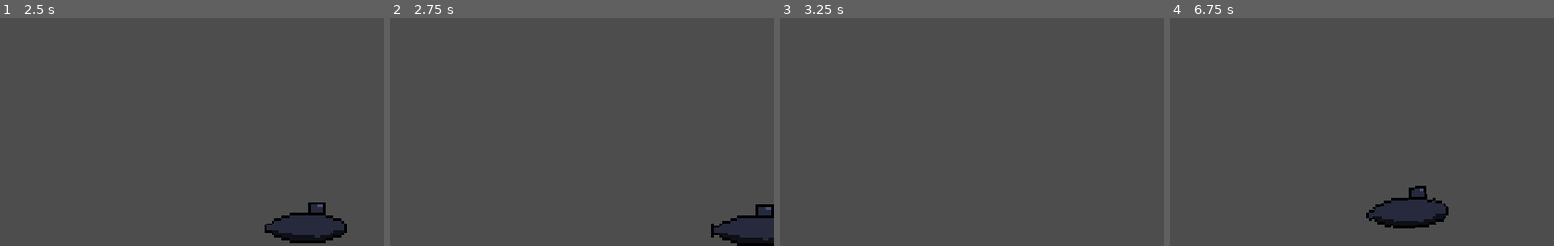
Above: before the commit, frames 1-4 (left to right).
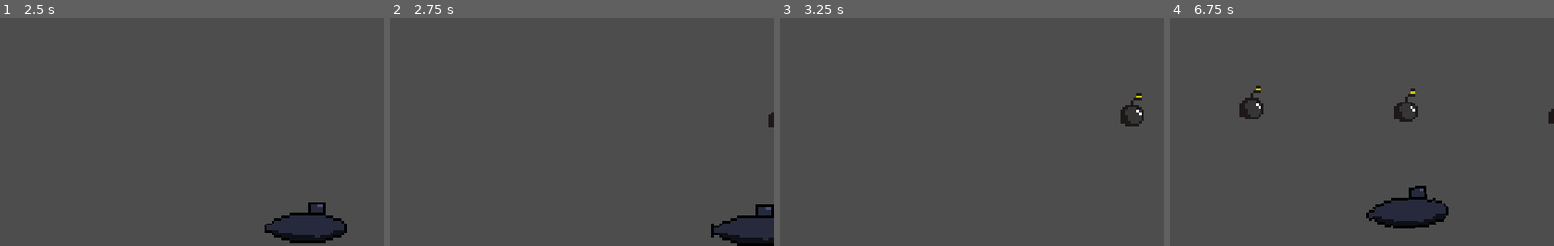
Above: after the commit, the same moments.

Repository: Lokynka/Depth-Rush
Game: Godot game, scene res://scenes/game.tscn
Two runs of this game, one before a commit and one after it. Both use one fixed random seed, a clock stepped at 60 frames per second and the inputs below.
Inputs:
- Up to frame 1 (2.5 s): hold D (move_right) 0.53-1.28 s; hold S (move_down) 1.28-2.03 s; hold D (move_right) from 2.03 s (still down)
- Up to frame 2 (2.75 s): keep holding D (move_right)
- Up to frame 3 (3.25 s): release D (move_right) at 2.78 s; hold W (move_up) from 2.78 s (still down)
- Up to frame 4 (6.75 s): release W (move_up) at 3.53 s; hold A (move_left) 3.53-5.03 s; hold S (move_down) 5.03-5.78 s; hold D (move_right) 5.78-6.53 s; hold W (move_up) from 6.53 s (still down)

Frame 1 is identical in both runs. In frame 2, less than 0.1% of the frame differs, in the area x 98-100%, y 41-48%; in frame 3, 0.3%; in frame 4, 0.8%, in the area x 18-100%, y 29-47%.

Commit message:
Pridane miny

Diff:
--- a/depth-rush/scenes/game.tscn
+++ b/depth-rush/scenes/game.tscn
@@ -1,11 +1,16 @@
 [gd_scene format=3 uid="uid://d4fpftas7h14e"]
 
 [ext_resource type="PackedScene" uid="uid://txbcy3g6oavv" path="res://scenes/player.tscn" id="1_uwrxv"]
+[ext_resource type="PackedScene" uid="uid://y6rnl6w3dx86" path="res://scenes/mine_spawner.tscn" id="1_yqjtg"]
 
 [sub_resource type="WorldBoundaryShape2D" id="WorldBoundaryShape2D_dtglo"]
 distance = -12.0
 
 [node name="Game" type="Node2D" unique_id=1017686189]
+
+[node name="MineSpawner" parent="." unique_id=1038386767 instance=ExtResource("1_yqjtg")]
+min_y = -20.0
+max_y = -20.0
 
 [node name="Player" parent="." unique_id=141420738 instance=ExtResource("1_uwrxv")]
 position = Vector2(16, -1)
--- /dev/null
+++ b/depth-rush/scenes/mine.tscn
@@ -0,0 +1,17 @@
+[gd_scene format=3 uid="uid://c4ofr5e5s5ew6"]
+
+[ext_resource type="Texture2D" uid="uid://bpwlc4fo4l870" path="res://assets/Miny/Miny.png" id="1_kqr42"]
+[ext_resource type="Script" uid="uid://djivn5dplcwlj" path="res://scripts/mine.gd" id="1_yym1a"]
+
+[sub_resource type="CircleShape2D" id="CircleShape2D_ovi2x"]
+radius = 5.0
+
+[node name="Mine" type="Area2D" unique_id=697527543]
+script = ExtResource("1_yym1a")
+
+[node name="Sprite2D" type="Sprite2D" parent="." unique_id=137810566]
+texture = ExtResource("1_kqr42")
+
+[node name="CollisionShape2D" type="CollisionShape2D" parent="." unique_id=2147422454]
+position = Vector2(1, 2)
+shape = SubResource("CircleShape2D_ovi2x")
--- /dev/null
+++ b/depth-rush/scenes/mine_spawner.gd
@@ -0,0 +1,14 @@
+extends Node2D
+
+@export var mine_scene: PackedScene
+@export var spawn_x := 170.0    # vpravo za okrajom obrazovky
+@export var min_y := -100.0     # najvyššie (pod hladinou)
+@export var max_y := 10.0       # najnižšie (nad dnom)
+
+func _ready() -> void:
+	$Timer.timeout.connect(_spawn_mine)
+
+func _spawn_mine() -> void:
+	var mine: Node2D = mine_scene.instantiate()
+	mine.position = Vector2(spawn_x, randf_range(min_y, max_y))
+	add_child(mine)
--- /dev/null
+++ b/depth-rush/scenes/mine_spawner.tscn
@@ -0,0 +1,13 @@
+[gd_scene format=3 uid="uid://y6rnl6w3dx86"]
+
+[ext_resource type="Script" uid="uid://dt75xraae5ktv" path="res://scripts/mine_spawner.gd" id="1_qodw3"]
+[ext_resource type="PackedScene" uid="uid://c4ofr5e5s5ew6" path="res://scenes/mine.tscn" id="2_vm4ms"]
+
+[node name="MineSpawner" type="Node2D" unique_id=1038386767]
+script = ExtResource("1_qodw3")
+mine_scene = ExtResource("2_vm4ms")
+min_y = 10.0
+
+[node name="Timer" type="Timer" parent="." unique_id=277735676]
+wait_time = 2.0
+autostart = true
--- /dev/null
+++ b/depth-rush/scripts/mine.gd
@@ -0,0 +1,23 @@
+extends Area2D
+
+@export var speed := 30.0      # rýchlosť pohybu doľava
+@export var wobble := 4.0      # ako veľmi sa hojdá hore-dole
+
+var time := 0.0
+var start_y := 0.0
+
+func _ready() -> void:
+	start_y = position.y
+	time = randf() * 10.0       # každá mína sa hojdá trochu inak
+	body_entered.connect(_on_body_entered)
+
+func _process(delta: float) -> void:
+	time += delta
+	position.x -= speed * delta
+	position.y = start_y + sin(time * 2.0) * wobble
+	if position.x < -200:       # mimo obrazovky -> zmazať
+		queue_free()
+
+func _on_body_entered(body: Node2D) -> void:
+	if body.name == "Player":
+		get_tree().call_deferred("reload_current_scene")
--- /dev/null
+++ b/depth-rush/scripts/mine_spawner.gd
@@ -0,0 +1,14 @@
+extends Node2D
+
+@export var mine_scene: PackedScene
+@export var spawn_x := 170.0    # vpravo za okrajom obrazovky
+@export var min_y := -100.0     # najvyššie (pod hladinou)
+@export var max_y := 10.0       # najnižšie (nad dnom)
+
+func _ready() -> void:
+	$Timer.timeout.connect(_spawn_mine)
+
+func _spawn_mine() -> void:
+	var mine: Node2D = mine_scene.instantiate()
+	mine.position = Vector2(spawn_x, randf_range(min_y, max_y))
+	add_child(mine)
Binary file added: depth-rush/assets/Miny/Miny.png
Not shown, added: depth-rush/assets/Miny/Miny.png.import
Not shown, added: depth-rush/scenes/mine_spawner.gd.uid
Not shown, added: depth-rush/scripts/mine.gd.uid
Not shown, added: depth-rush/scripts/mine_spawner.gd.uid
